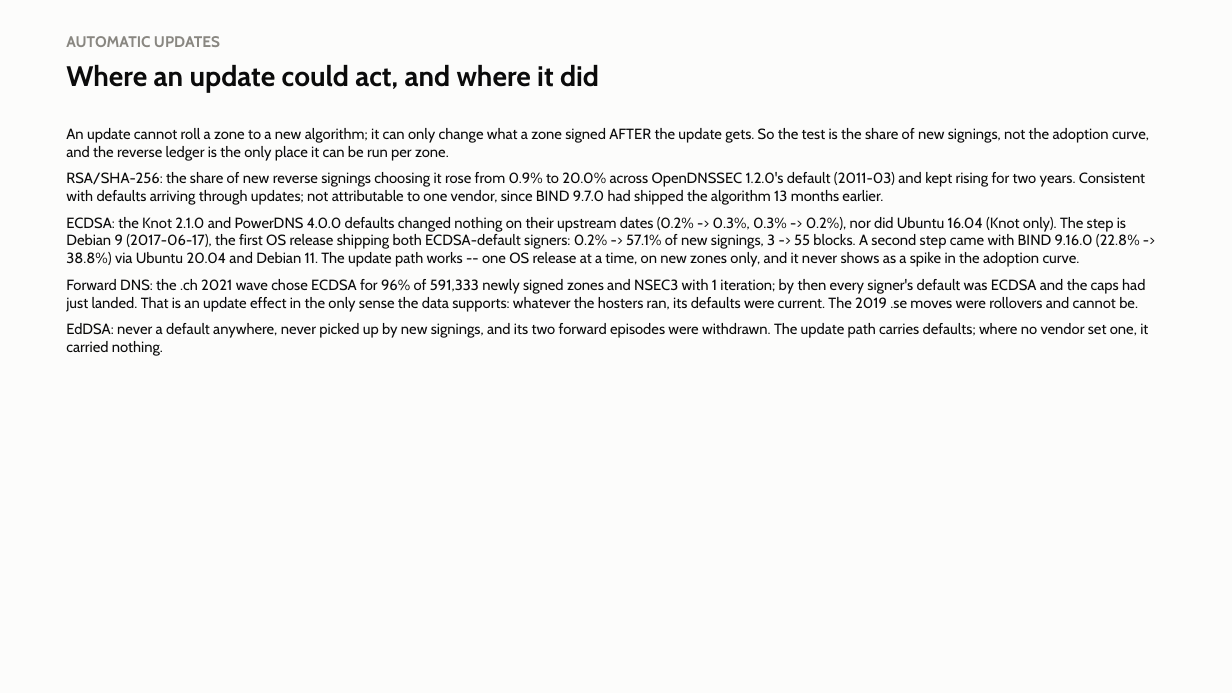
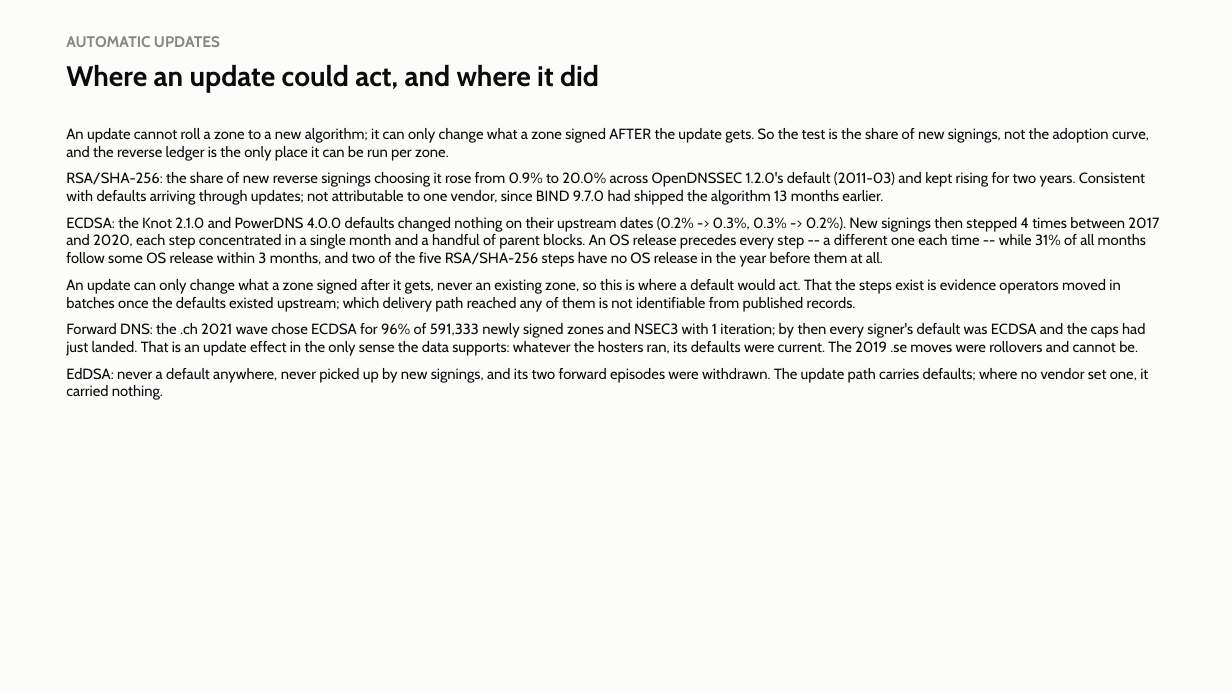
Before and after one commit to j776w781/rfc_adoption, a slide deck: slide 23 of out/analysis/dnssec_program_rfc_cases.pptx. Drawn at 1232x693 pixels with LibreOffice and Linux fonts; fonts in the diff are those of the drawing. Boxes give left, top, right and bottom in pixels: in the first picture for what was removed or moved away, otherwise in the second. Text is boxed around its words. In the diff, an @@ line names an element or a change of style, - is before the commit and + after.

```diff
--- a/out/analysis/dnssec_program_rfc_cases.pptx
+++ b/out/analysis/dnssec_program_rfc_cases.pptx
@@ text at bbox=[66, 217, 1159, 312]: text changed @@
-ECDSA: the Knot 2.1.0 and PowerDNS 4.0.0 defaults changed nothing on their upstream dates (0.2% -> 0.3%, 0.3% -> 0.2%), nor did Ubuntu 16.04 (Knot only). The step is Debian 9 (2017-06-17), the first OS release shipping both ECDSA-default signers: 0.2% -> 57.1% of new signings, 3 -> 55 blocks. A second step came with BIND 9.16.0 (22.8% -> 38.8%) via Ubuntu 20.04 and Debian 11. The update path works -- one OS release at a time, on new zones only, and it never shows as a spike in the adoption curve.
+ECDSA: the Knot 2.1.0 and PowerDNS 4.0.0 defaults changed nothing on their upstream dates (0.2% -> 0.3%, 0.3% -> 0.2%). New signings then stepped 4 times between 2017 and 2020, each step concentrated in a single month and a handful of parent blocks. An OS release precedes every step -- a different one each time -- while 31% of all months follow some OS release within 3 months, and two of the five RSA/SHA-256 steps have no OS release in the year before them at all.
+An update can only change what a zone signed after it gets, never an existing zone, so this is where a default would act. That the steps exist is evidence operators moved in batches once the defaults existed upstream; which delivery path reached any of them is not identifiable from published records.
```
Also in this commit, not shown: 3 other slides changed, 28 other files.
